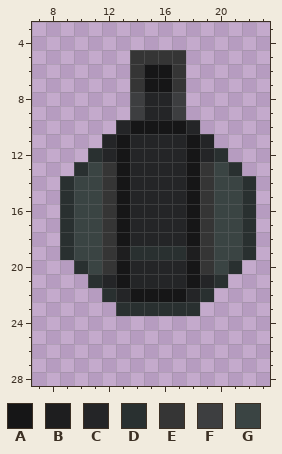
A pixel-art sprite gets an edit: Resources/Textures/_Crescent/Objects/ShuttleWeapons/AGL.rsi/base.png. Above is the file before it was changed.
The file is 32x32 pixels. Colours within 5 levels of each other are drawn and written as one. Shown: x 7..23, y 3..28.
Palette (. is transparent): A #161617  B #1e1e1f  C #242527  D #293030  E #353535  F #3d3e40  G #3a4443
Pixels before, first column x 9:
 5 .....EEEE.....
 6 .....EAAE.....
 7 .....EAAE.....
 8 .....FCCF.....
 9 .....FCCF.....
10 ....CAAAAC....
11 ...CACCCCAC...
12 ..DCACCCCACD..
13 .DGEACCCCAEGD.
14 DGGEACCCCAEGGD
15 DGGEACCCCAEGGD
16 DGGEACCCCAEGGD
17 DGGEACCCCAEGGD
18 DGGEACCCCAEGGD
19 DGGEBDDDDBEGGD
20 .DGEACCCCAEGD.
21 ..DCACCCCACD..
22 ...DCAAAACD...
23 ....DDDDDD....
After:
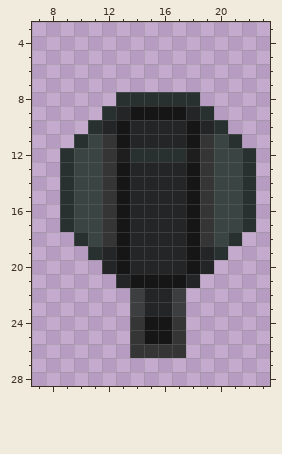
The exact change:
y 5: x 14..17 EEEE -> ....
y 6..7: x 14..17 EAAE -> ....
y 8: x 13..18 .FCCF. -> DDDDDD
y 9: x 12..19 ..FCCF.. -> DCAAAACD
y 10: x 11..20 ..CAAAAC.. -> DCACCCCACD
y 11: x 10..12 ..C -> DGE; x 19..21 C.. -> EGD
y 12: x 9..22 ..DCACCCCACD.. -> DGGEBDDDDBEGGD
y 13: x 9..10 .D -> DG; x 21..22 D. -> GD
y 18: x 9..10 DG -> .D; x 21..22 GD -> D.
y 19: x 9..22 DGGEBDDDDBEGGD -> ..DCACCCCACD..
y 20: x 10..12 DGE -> ..C; x 19..21 EGD -> C..
y 21: x 11..20 DCACCCCACD -> ..CAAAAC..
y 22: x 12..19 DCAAAACD -> ..FCCF..
y 23: x 13..18 DDDDDD -> .FCCF.
y 24..25: x 14..17 .... -> EAAE
y 26: x 14..17 .... -> EEEE
Pixel boxes of the changes (left, top, right, bottom) in both pictures:
changed: (60, 50, 256, 176)
changed: (60, 232, 256, 358)
